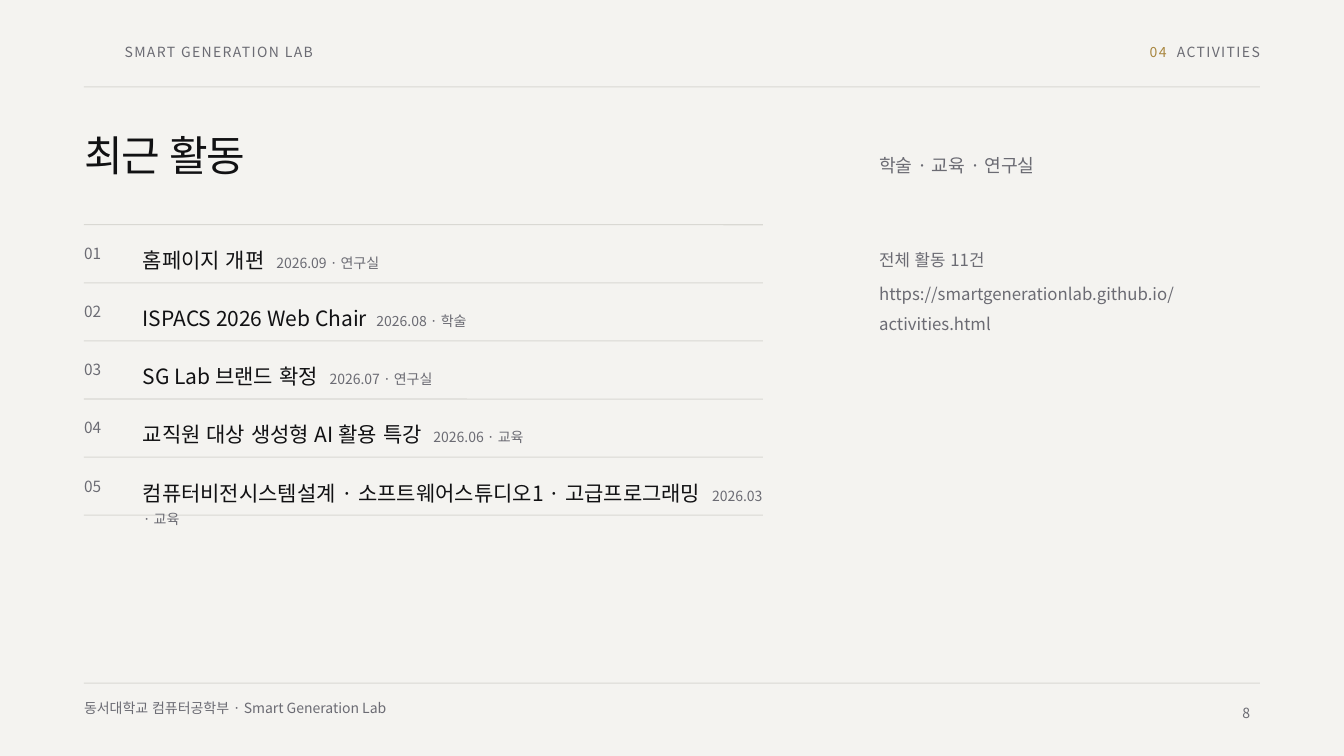
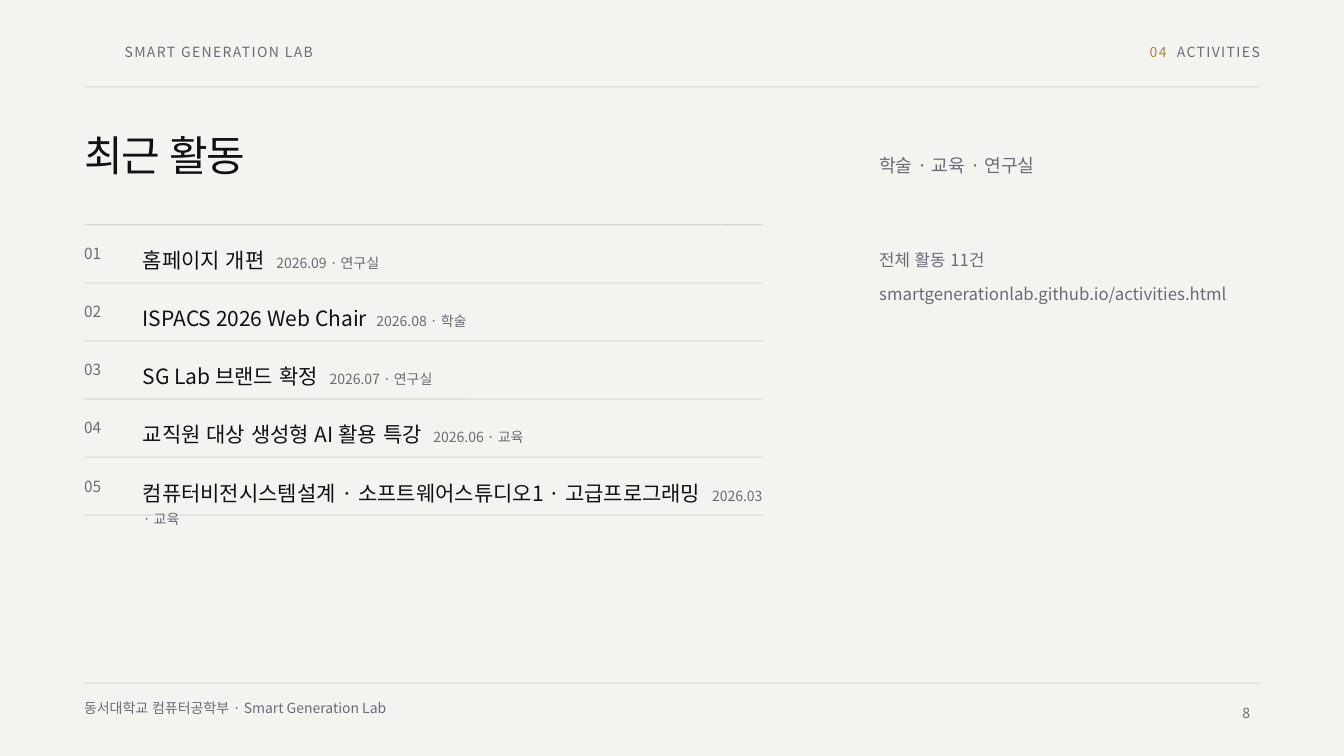
Before and after one commit to SmartGenerationLab/smartgenerationlab.github.io, a slide deck: slide 8 of downloads/sgl-intro.pptx. Drawn at 1344x756 pixels with LibreOffice and Linux fonts; fonts in the diff are those of the drawing; background and template pictures are left out. Boxes give left, top, right and bottom in pixels: in the first picture for what was removed or moved away, otherwise in the second. Text is boxed around its words. In the diff, an @@ line names an element or a change of style, - is before the commit and + after.

```diff
--- a/downloads/sgl-intro.pptx
+++ b/downloads/sgl-intro.pptx
@@ text at <box>879,286,1226,304</box>: text changed @@
-https://smartgenerationlab.github.io/activities.html
+smartgenerationlab.github.io/activities.html
```
Also in this commit, not shown: 1 other slide changed, 14 other files.
